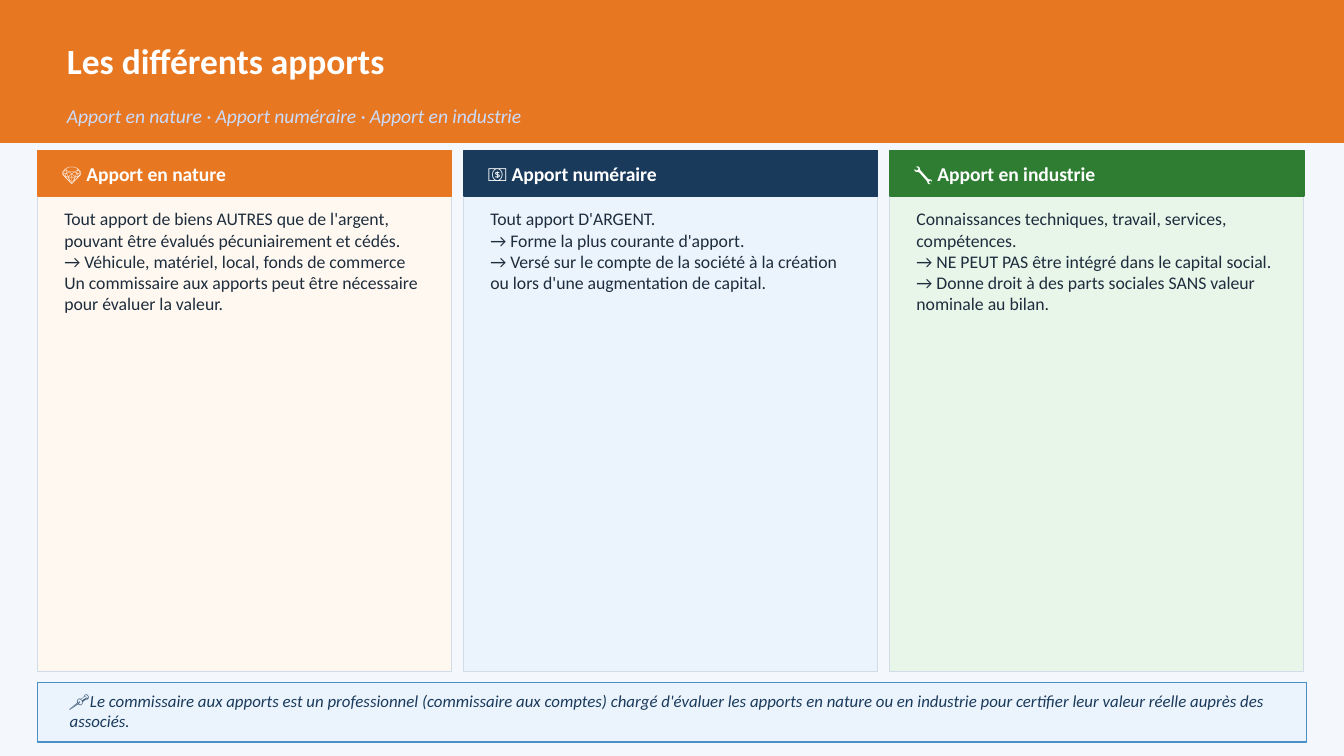
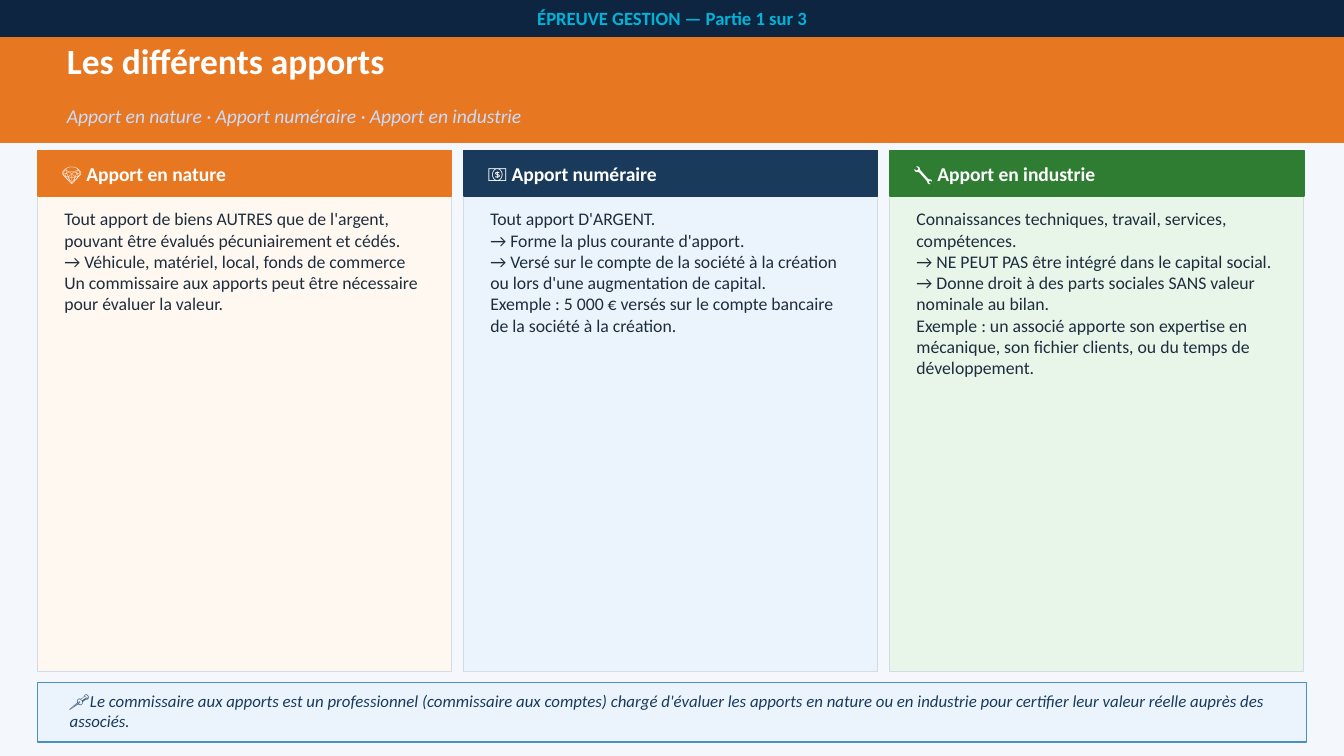
Before and after one commit to nanouf69/insight-learn-manage, a slide deck: slide 19 of public/cours/vtc/B_Gestion_partie_1.pptx (slide 11 before the commit). Drawn at 1344x756 pixels with LibreOffice and Linux fonts; fonts in the diff are those of the drawing. Boxes give left, top, right and bottom in pixels: in the first picture for what was removed or moved away, otherwise in the second. Text is boxed around its words. In the diff, an @@ line names an element or a change of style, - is before the commit and + after.

```diff
--- a/public/cours/vtc/B_Gestion_partie_1.pptx
+++ b/public/cours/vtc/B_Gestion_partie_1.pptx
@@ rectangle added at (0, 0, 1344, 38), fill #0D2540, 10 pt, text #00B4D8, bold @@
+ÉPREUVE GESTION — Partie 1 sur 3
@@ text at (490, 297, 833, 332): paragraph added @@
+Exemple : 5 000 € versés sur le compte bancaire de la société à la création.
@@ text at (916, 319, 1250, 377): paragraph added @@
+Exemple : un associé apporte son expertise en mécanique, son fichier clients, ou du temps de développement.
```
Also in this commit, not shown: 25 other slides changed, 11 slides added, 2 other files.
